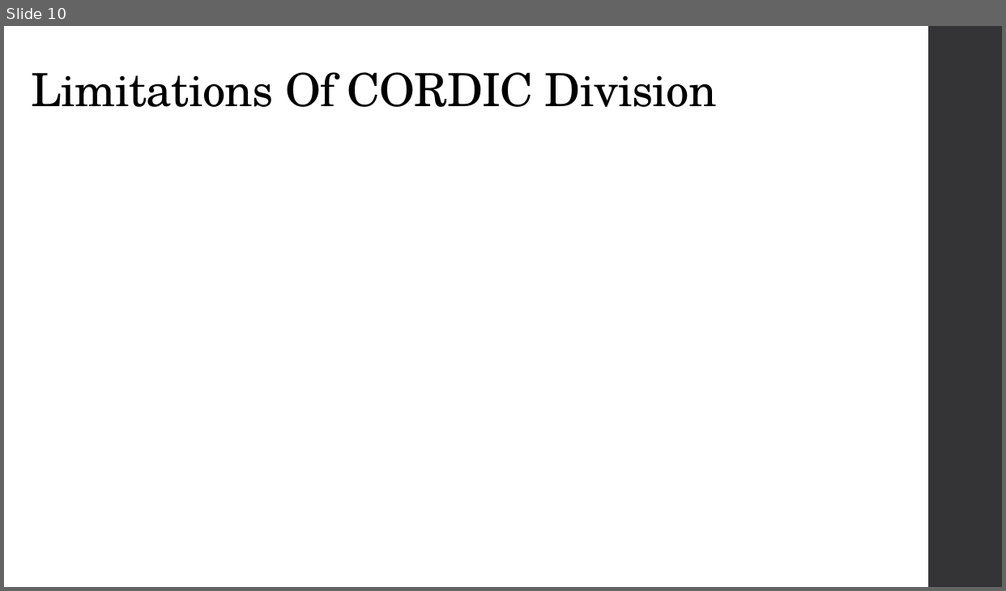
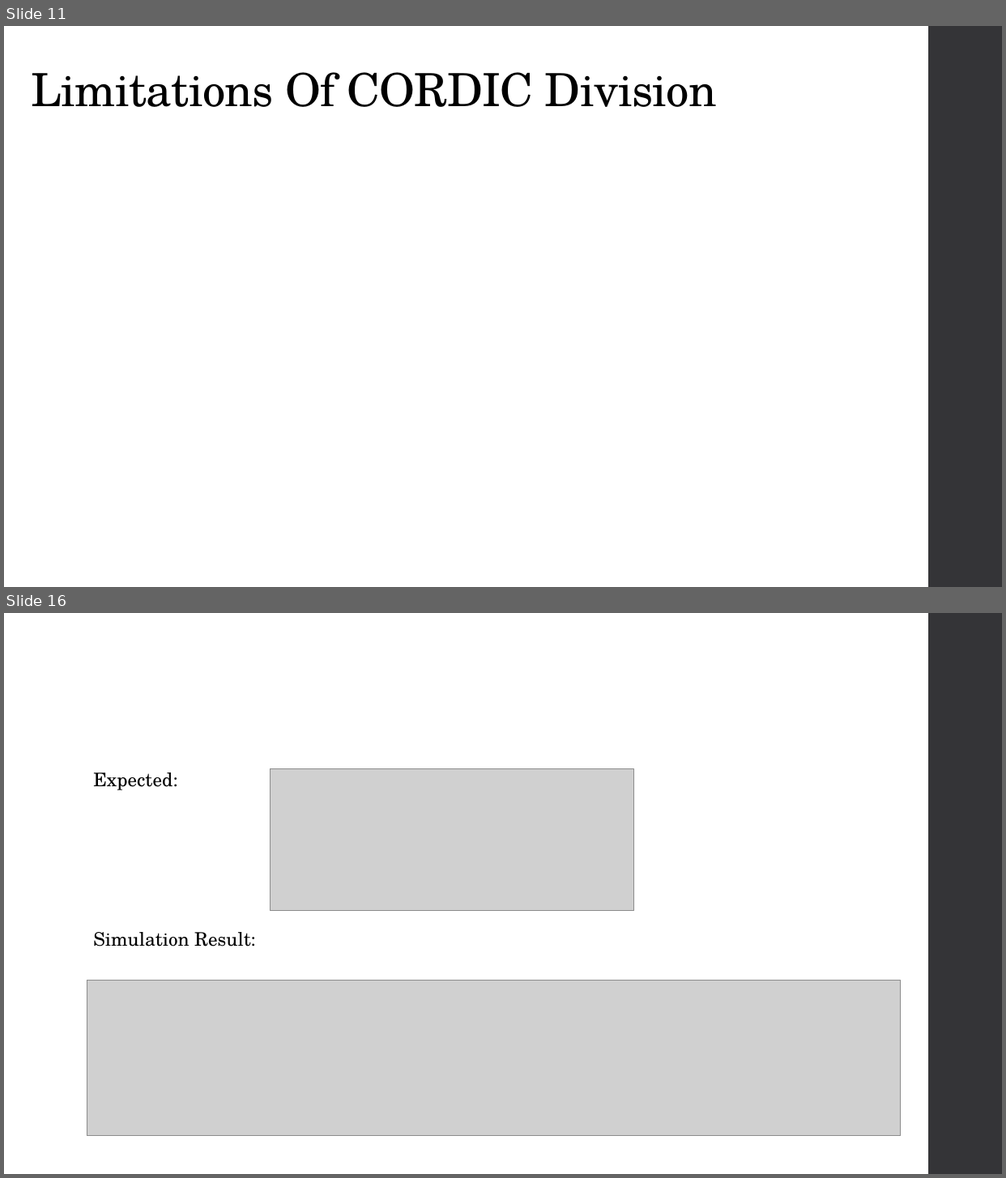
Before and after one commit to GuhanRajasekar/FPGA_course_assignments, a slide deck: Mini_Project/Demo_PPT.pptx. Shown one above the other, each under a label of ours: slide 10 before the commit, slides 11 and 16 after it; the slides between them are not shown. The pictures are 1006x591 and 1006x1178 pixels, drawn with LibreOffice and Linux fonts; fonts in the diff are those of the drawing; grey boxes stand for pictures. Boxes give left, top, right and bottom in pixels: in the first picture for what was removed or moved away, otherwise in the second. Text is boxed around its words. In the diff, an @@ line names an element or a change of style, - is before the commit and + after.

```diff
--- a/Mini_Project/Demo_PPT.pptx
+++ b/Mini_Project/Demo_PPT.pptx
@@ slide 16 added at (x1=4, y1=613, x2=1002, y2=1174), background #FFFFFF; not listed: 1 template element that a slide beside it also shows @@
@@ text added at (x1=93, y1=773, x2=177, y2=790), 18 pt, text #000000 @@
+Expected:
@@ picture added at (x1=270, y1=769, x2=633, y2=911) @@
@@ text added at (x1=93, y1=932, x2=256, y2=947), 18 pt, text #000000 @@
+Simulation Result:
@@ picture added at (x1=87, y1=981, x2=901, y2=1136) @@
@@ what was slide 10 is now slide 11 @@
```
Also in this commit, not shown: 3 slides changed, 14 other slides added.
